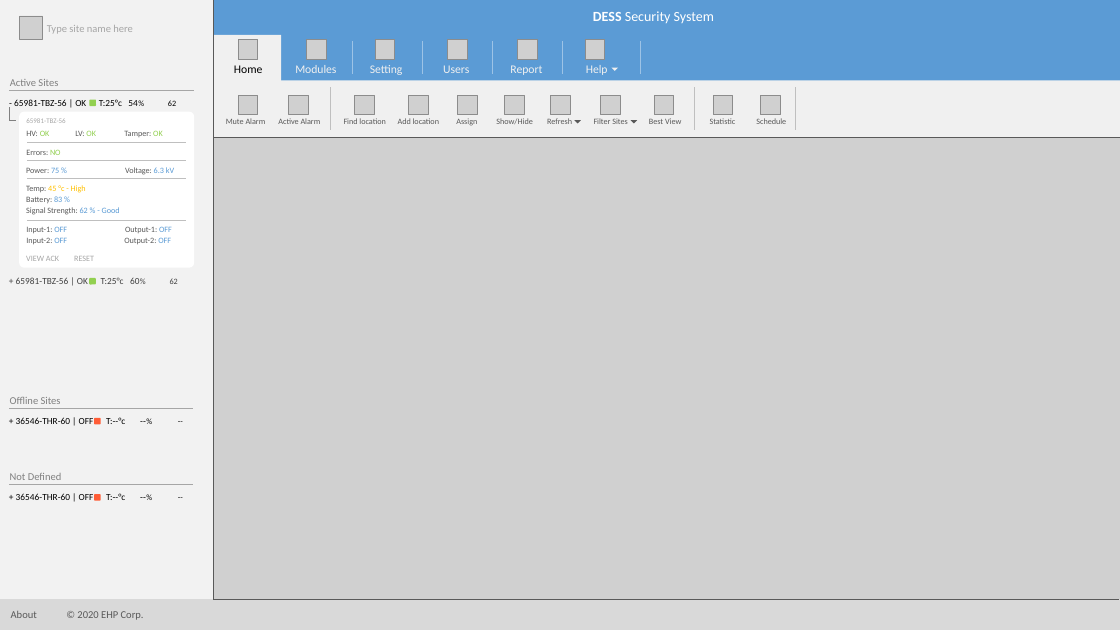
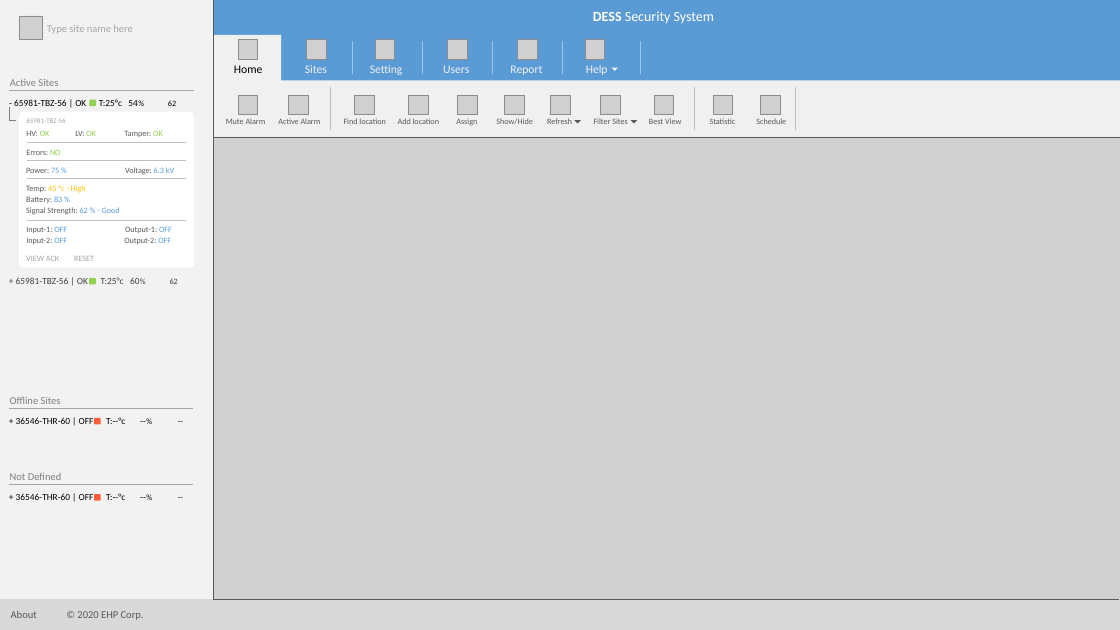
Before and after one commit to AmirFB/DESS.Api, a slide deck: slide 3 of Documents/UIplan.pptx. Drawn at 1120x630 pixels with LibreOffice and Linux fonts; fonts in the diff are those of the drawing; grey boxes stand for pictures; background and template pictures are left out. Boxes give left, top, right and bottom in pixels: in the first picture for what was removed or moved away, otherwise in the second. Text is boxed around its words. In the diff, an @@ line names an element or a change of style, - is before the commit and + after.

```diff
--- a/Documents/UIplan.pptx
+++ b/Documents/UIplan.pptx
@@ text at bbox=[305, 65, 327, 73]: text changed @@
-Modules
+Sites
```
Also in this commit, not shown: 1 other slide changed, 2 other files.
